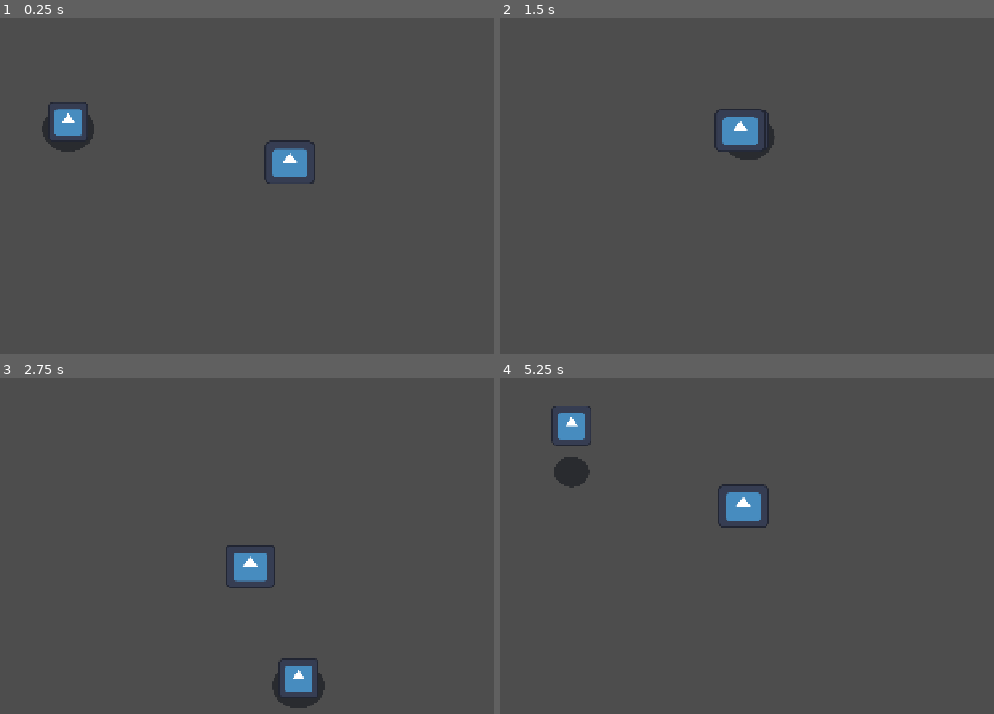
Above: before the commit, frames 1-4 (two rows, left to right).
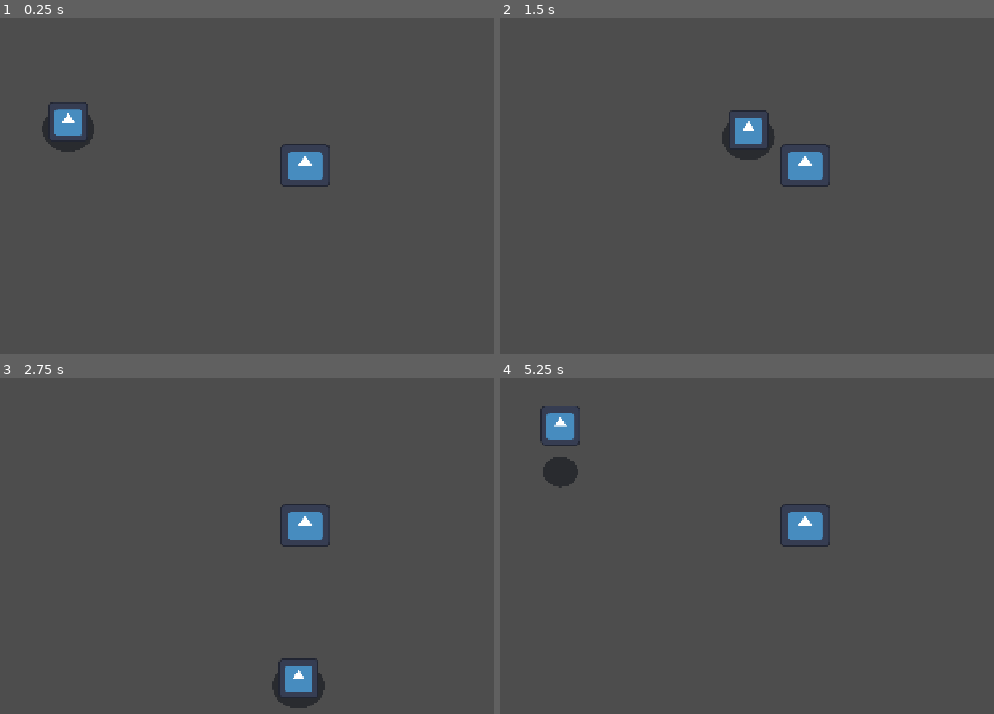
Above: after the commit, the same moments.

Repository: Twytchi/juniper-game-jam
Game: Godot game, scene res://Scene/testdpl.tscn
The game is run twice, just before and just after one commit, with the same random seed, the same clock (stepped at 60 frames per second) and the same inputs. The engine's default icon, where the game draws it, is replaced by a stand-in: a white triangle on a blue panel in a dark square.
Inputs:
- Up to frame 1 (0.25 s): no input
- Up to frame 2 (1.5 s): tap Enter (ui_accept) at 0.5, 0.77 s; hold D (right) 0.53-1.28 s; hold K (heavy) 0.53-1.28 s; hold S (down) from 1.28 s (still down); tap K (heavy) at 1.35 s
- Up to frame 3 (2.75 s): tap Enter (ui_accept) at 1.52 s; release S (down) at 2.03 s; hold D (right) from 2.03 s (still down); hold J (light) from 2.03 s (still down); tap K (heavy) at 2.3 s
- Up to frame 4 (5.25 s): release D (right) at 2.78 s; release J (light) at 2.78 s; hold W (up) 2.78-3.53 s; tap L (missile) at 2.85 s; tap Enter (ui_accept) at 3.02, 3.77, 4.52 s; tap K (heavy) at 3.05, 4.35 s; hold K (heavy) 3.53-4.28 s; hold A (left) 3.53-5.03 s; hold S (down) from 5.03 s (still down); hold J (light) from 5.03 s (still down)

The runs differ from the first frame. In frame 1, 1.0% of the frame differs, in the area x 53-67%, y 36-51%; in frame 2, 1.4%; in frame 3, 1.5%; in frame 4, 2.5%, in the area x 8-67%, y 8-51%.
Error after the commit: Invalid access to property or key 'global_position' on a base object of type 'null instance'. (res://Scene/enemy_ai.gd:32)

Commit message:
g pas d'inspi

Diff:
--- a/Scene/enemy_ai.gd
+++ b/Scene/enemy_ai.gd
@@ -39,7 +39,7 @@
 
 func attack():
 	velocity = Vector2.ZERO
-	# logique d'attaque ici
+
 
 
 func die():
--- a/Scene/player.tscn
+++ b/Scene/player.tscn
@@ -23,7 +23,7 @@
 [sub_resource type="RectangleShape2D" id="RectangleShape2D_2sw5t"]
 size = Vector2(105, 206)
 
-[node name="Player" type="CharacterBody2D" unique_id=500224478 groups=["player"]]
+[node name="Player" type="CharacterBody2D" unique_id=500224478]
 script = ExtResource("1_y8w33")
 first_attack = ExtResource("2_58ae2")
 first_heavy_attack = ExtResource("3_p6qlh")
--- a/Scene/testdpl.tscn
+++ b/Scene/testdpl.tscn
@@ -7,6 +7,7 @@
 
 [node name="Player" parent="." unique_id=500224478 instance=ExtResource("1_vxfbs")]
 position = Vector2(135, 182)
+first_heavy_attack = null
 
 [node name="EnemyAi" parent="." unique_id=1686390776 instance=ExtResource("2_i01lx")]
 position = Vector2(514, 252)
Not shown: 1 places in Ressources/player Attack/Slash_1.tres that only renumber resources
Not shown: 1 places in Ressources/player Attack/Slash_2.tres that only renumber resources
